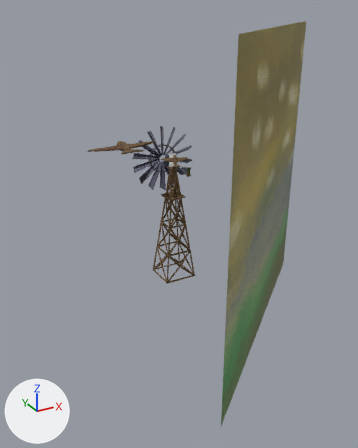
The Blender file Assets/Blender/bird.blend as it was, and as the next commit left it.
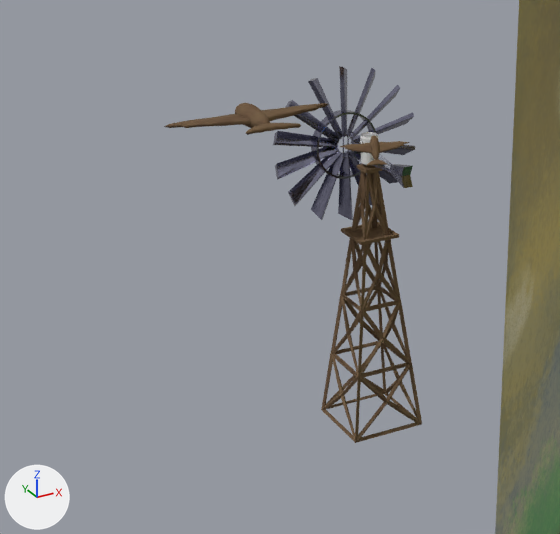
There are two pictures of each version: one whole from a camera (50 mm lens) standing at (-15.3, -28.6, 18.2) and looking at (-1.5, -3.6, 5.7), one close up on the part from 5% to 71% of the width and 22% to 72% of the height. Arrows for +X, +Y and +Z are at lower left; the lights stay in place.

Before the edit, the objects in view are built like this:
```python
me_circle = bpy.data.meshes.new('Circle')
me_circle.from_pydata(...)  # 64 vertices, 32 faces; spans x -1.0..1.0, y -1.01..1.0, z -0.37..0.0
me_circle.materials.append(mat_stainless_steal)
me_cube_011 = bpy.data.meshes.new('Cube.011')
me_cube_011.from_pydata(...)  # 840 vertices, 840 faces; spans x -1.98..1.98, y -1.11..0.9, z -0.36..0.25
me_cube_011.polygons.foreach_set('use_smooth', [True] * 840)
me_cube_011.materials.append(mat_wood)
me_cube_012 = bpy.data.meshes.new('Cube.012')
me_cube_012.from_pydata(...)  # 840 vertices, 840 faces; spans x -1.98..1.98, y -1.11..0.9, z -0.36..0.25
me_cube_012.polygons.foreach_set('use_smooth', [True] * 840)
me_cube_012.materials.append(mat_wood)
ob_circle = bpy.data.objects.new('Circle', me_circle)
ob_circle.parent = ob_cube_005
ob_circle.matrix_parent_inverse = Matrix(((10.16, 0.0, 0.0, 0.0), (0.0, 0.753, 0.0, 0.0), (0.0, 0.0, 4.737, -39.92), (0.0, 0.0, 0.0, 1.0)))
ob_circle.location = (0.0, 1.375, 8.38)
ob_circle.rotation_euler = (1.571, 0.0, 0.0)  # degrees (90, 0, 0)
_m = ob_circle.modifiers.new('Solidify', 'SOLIDIFY')
_m.thickness = 0.06
ob_cube_001 = bpy.data.objects.new('Cube.001', me_cube_012)
ob_cube_001.location = (-0.24, -0.78, 8.9)
ob_cube_001.rotation_euler = (0.762, -0.0305, -0.397)  # degrees (44, -1.7, -23)
ob_cube_001.scale = (0.5, 0.5, 0.5)
ob_cube_007 = bpy.data.objects.new('Cube.007', me_cube_011)
ob_cube_007.location = (-3.38, 0.26, 9.92)
ob_cube_007.scale = (1.21, 1.21, 1.21)
# also in view: 'Truss' at (0.0, 0.0, 4.0); 'Viens' at (0.0, 1.6, 8.4); 'background' at (3.6, -6.0, 7.5)
```
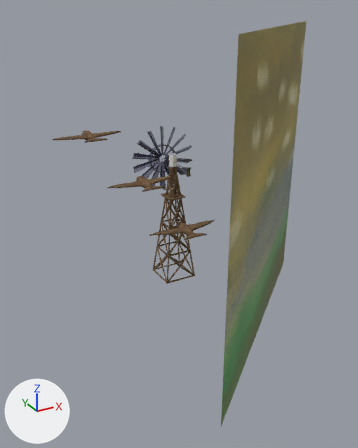
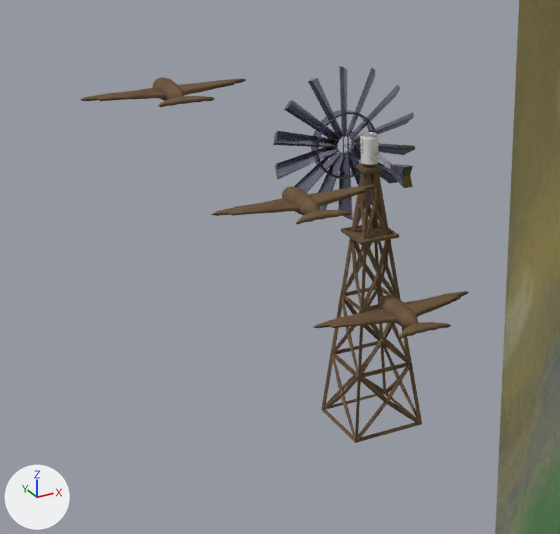
Boxes [x1, y1, x2, y2] around the edits, measured in the close-ups (560 x 534 px):
'Cube.007', moved: before [164, 103, 329, 135]; after [80, 77, 246, 107]
'Cube.008', added: after [314, 291, 469, 339]
'Cube.009', added: after [211, 185, 377, 224]
'Cube.001', hidden: before [339, 135, 410, 167]

The change, as a diff of the scene's bpy script:
```diff
--- a/Assets/Blender/bird.blend.py
+++ b/Assets/Blender/bird.blend.py
@@ ob_cube_007 @@
 ob_cube_007 = bpy.data.objects.new('Cube.007', me_cube_011)
-ob_cube_007.location = (-3.38, 0.26, 9.92)
+ob_cube_007.location = (-5.0, 2.22, 10.4)
 ob_cube_007.scale = (1.21, 1.21, 1.21)
@@ ob_cube_001 @@
 ob_cube_001.scale = (0.5, 0.5, 0.5)
+ob_cube_001.hide_viewport = True
@@ ob_cube_009 @@
+ob_cube_009 = bpy.data.objects.new('Cube.009', me_cube_012.copy())  # the mesh of ob_cube_001
+ob_cube_009.location = (-3.04, -1.93, 8.12)
+ob_cube_009.scale = (1.21, 1.21, 1.21)
@@ ob_cube_008 @@
+ob_cube_008 = bpy.data.objects.new('Cube.008', me_cube_012.copy())  # the mesh of ob_cube_001
+ob_cube_008.location = (-1.11, -3.7, 5.25)
+ob_cube_008.scale = (1.21, 1.21, 1.21)
```
